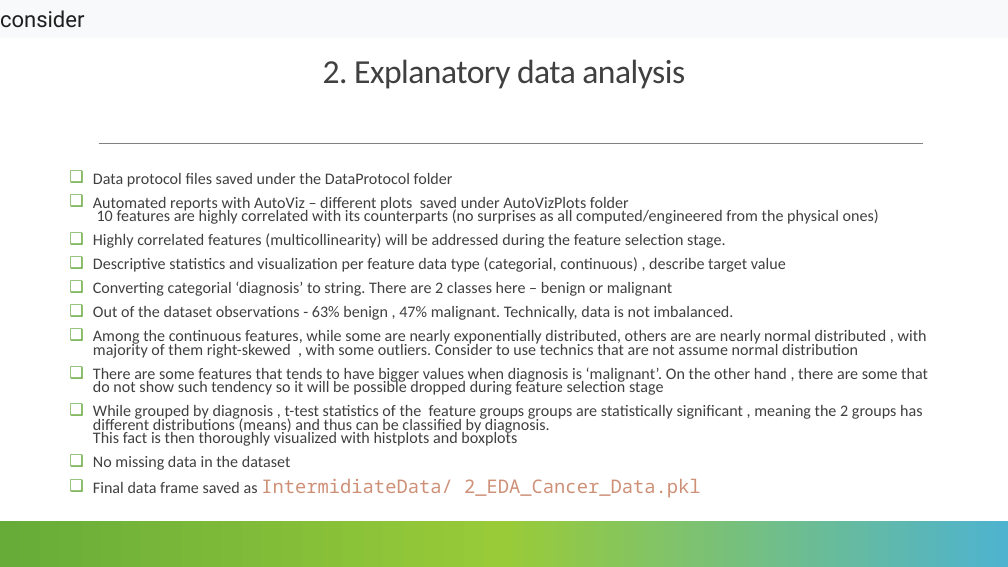
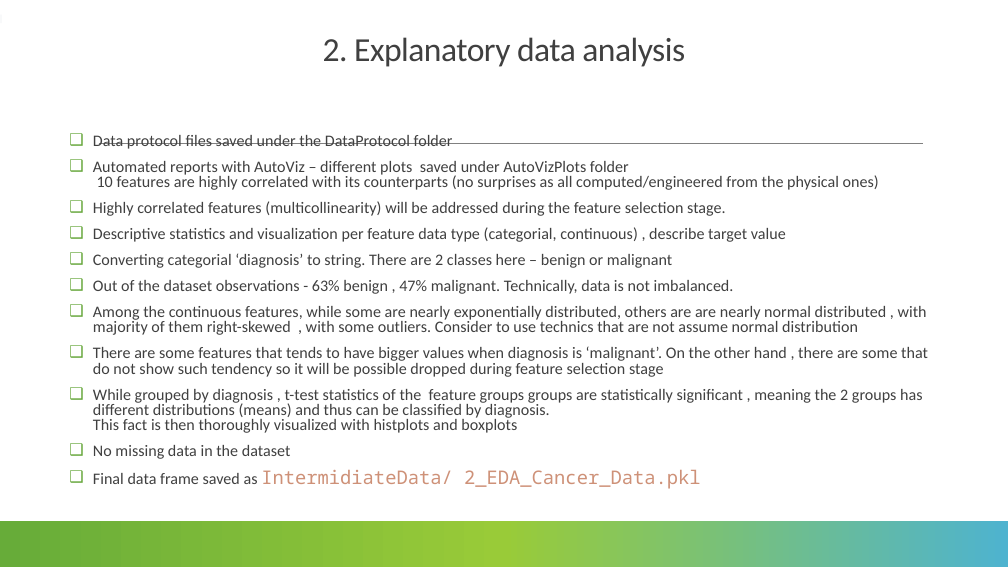
Before and after one commit to lmanov1/CancerPrediction, a slide deck: slide 6 of PROJECT_PRESENTATION.pptx. Drawn at 1008x567 pixels with LibreOffice and Linux fonts; fonts in the diff are those of the drawing. Boxes give left, top, right and bottom in pixels: in the first picture for what was removed or moved away, otherwise in the second. Text is boxed around its words. In the diff, an @@ line names an element or a change of style, - is before the commit and + after.

Commit message:
different typos

```diff
--- a/PROJECT_PRESENTATION.pptx
+++ b/PROJECT_PRESENTATION.pptx
@@ rectangle removed at [0,0,1008,38] @@
-consider
@@ rectangle added at [0,14,2,23], fill #F8F9FA @@
@@ title "2. Explanatory data analysis": place and size @@
-title "2. Explanatory data analysis" at [323,59,685,89]
+title "2. Explanatory data analysis" at [323,37,685,67]
@@ text "Data protocol files saved under ...": place and size @@
-text "Data protocol files saved under ..." at [93,173,928,498]
+text "Data protocol files saved under ..." at [93,135,928,489]
@@ text "Data protocol files saved under ..." at [93,135,928,489]: line spacing 0.7 to 0.8 @@
```
Also in this commit, not shown: 6 other slides changed.
